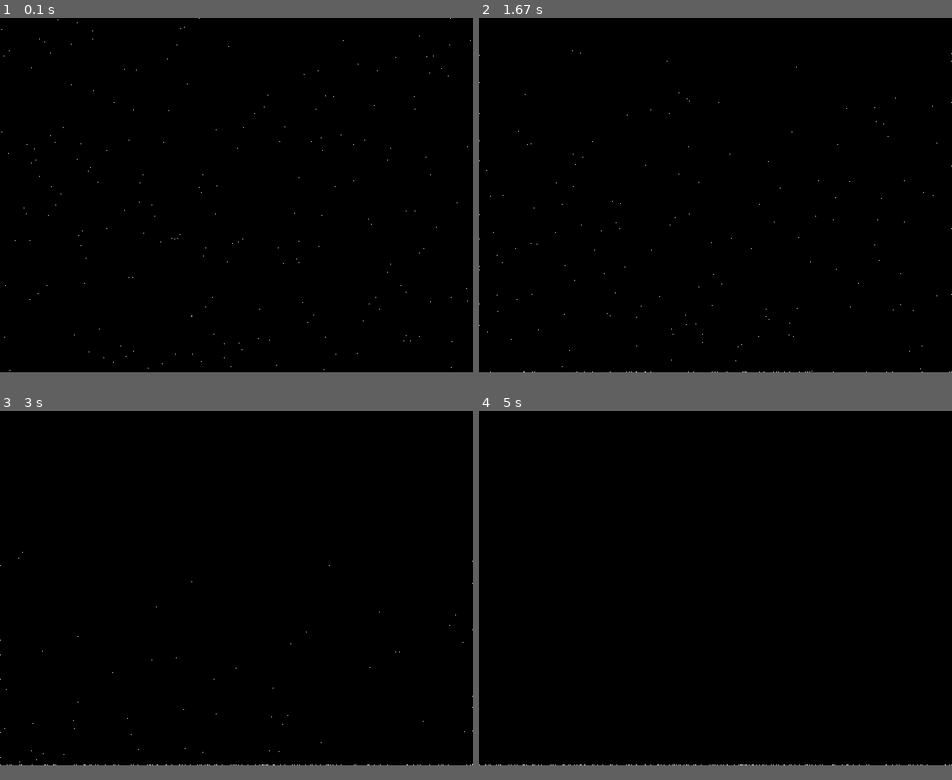
Above: before the commit, frames 1-4 (two rows, left to right).
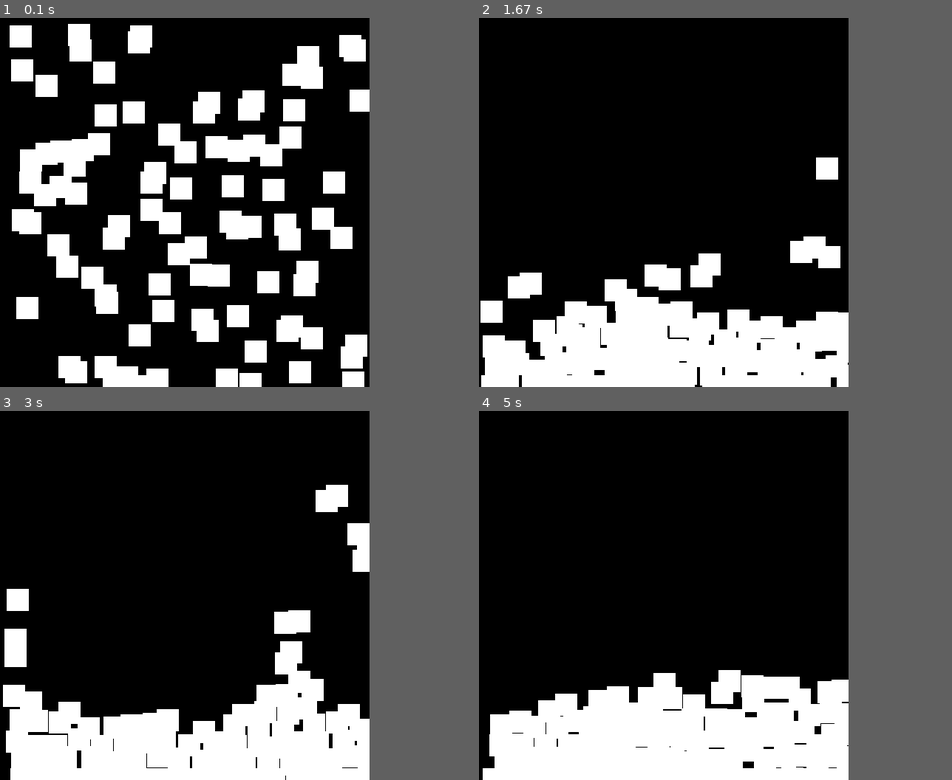
Above: after the commit, the same moments.

Repository: David-Taub/sand_crate
Game: pygame game, started from main.py
Two runs of this game, one before a commit and one after it. Both use one fixed random seed, a clock stepped at 60 frames per second and the inputs below.
Inputs:
- Up to frame 1 (0.1 s): no input
- Up to frame 2 (1.67 s): hold Right 0.33-0.8 s; hold Right 0.83-1.3 s; hold Left from 1.33 s (still down)
- Up to frame 3 (3 s): release Left at 1.87 s; hold Left 1.9-2.3 s; hold Right 2.33-2.97 s
- Up to frame 4 (5 s): hold Left 3-3.47 s; hold Right 3.5-3.97 s; hold Right 4-4.47 s; hold Left from 4.5 s (still down)
In our replay, the window is 640x480 before the commit and 500x500 after it. These sizes can differ from the game's own. Grey fills any space a smaller window leaves; there, only what the larger window draws over its background counts as a difference.

The runs differ from the first frame. In frame 1, 22% of the frame differs, in the area x 0-100%, y 0-100%; in frame 2, 15%; in frame 3, 15%; in frame 4, 15%.

Commit message:
Now works, very slow has surface tension, viscosity, pressure from FluidFun of Google

Diff:
--- a/main.py
+++ b/main.py
@@ -1,42 +1,133 @@
+
 import pygame
 import time
 import random
 import numpy as np
+# import numpy.linalg
 
-
-#%%
 
 def rand_vec():
     return np.random.rand(2)
+
+
+R = 0.03
+DIAMETER = R * 2
+PRESSURE_AMPLIFIER = 1
+PARTICLE_MASS = 0.01
+IGNORED_PRESSURE = 0.4
+VISCOUSITY = 0.4
+ELASTICITY = 0.5
+TENSILE_ALPHA = 3
+TENSILE_BETA = 0.01
 
 
 class Particle(object):
 
     def __init__(self, pos=None, velocity=None):
         self.pos = rand_vec() if pos is None else pos
-        self.velocity = (rand_vec() - 0.5)* 0.005 if velocity is None else velocity
+        self.velocity = (rand_vec() - 0.5) * 0.05 if velocity is None else velocity
 
-    def update(self, dt, particles, g):
-        self.velocity[1] += dt * g
-        self.pos += self.velocity
+    def calc_pressure(self, colliders):
+        self.relative_vecs = [self.pos - collider.pos for collider in colliders]
+        self.relative_vecs = [v if np.linalg.norm(v) > 0 else (np.random.rand(2) - 0.5) * 2 * DIAMETER for i, v in enumerate(self.relative_vecs)]
+        self.colliders_overlap = [1 - (np.linalg.norm(v) / DIAMETER) for v in self.relative_vecs]
+        self.total_overlap = sum(self.colliders_overlap)
+        self.pressure = max(0, PRESSURE_AMPLIFIER * (self.total_overlap - IGNORED_PRESSURE))
+        self.normalized_relative_vecs = [v / np.linalg.norm(v) for v in self.relative_vecs]
+        self.tensile_b = sum([v * (1 - self.colliders_overlap[i]) * self.colliders_overlap[i] for i, v in enumerate(self.normalized_relative_vecs)])
 
+    def apply_gravity(self, dt, g):
+        self.velocity += g * PARTICLE_MASS * dt
+
+    def apply_pressure(self, dt, colliders):
+        for i, collider in enumerate(colliders):
+            self.velocity += (dt * (self.pressure + collider.pressure) *
+                              self.colliders_overlap[i] * self.normalized_relative_vecs[i])
+
+    def apply_tensile(self, dt, colliders):
+        for i, collider in enumerate(colliders):
+            a = TENSILE_ALPHA * (self.total_overlap + collider.total_overlap - 2 * IGNORED_PRESSURE)
+            b = TENSILE_BETA * (np.dot(collider.tensile_b - self.tensile_b, self.normalized_relative_vecs[i]))
+            self.velocity += self.normalized_relative_vecs[i] * dt * (a + b)
+
+    def apply_viscous(self, dt, colliders):
+        for i, collider in enumerate(colliders):
+            self.velocity += VISCOUSITY * dt * (collider.velocity - self.velocity)
+
+    def update(self, dt, g, colliders):
+        self.apply_gravity(dt, g)
+        self.apply_pressure(dt, colliders)
+        self.apply_tensile(dt, colliders)
+        self.apply_viscous(dt, colliders)
+        self.pos += self.velocity * dt
         # stay in box
-        self.pos = np.maximum(self.pos, [0, 0])
-        self.pos = np.minimum(self.pos, [1, 1])
+        if self.pos[0] < 0:
+            self.pos[0] = 0
+            self.velocity[0] *= -ELASTICITY
+        if self.pos[0] > 1:
+            self.pos[0] = 1
+            self.velocity[0] *= -ELASTICITY
+        if self.pos[1] < 0:
+            self.pos[1] = 0
+            self.velocity[1] *= -ELASTICITY
+        if self.pos[1] > 1:
+            self.pos[1] = 1
+            self.velocity[1] *= -ELASTICITY
 
-        if self.pos[1] == 1:
-            # hit the floor
-            self.velocity = [0, 0]
+        # if self.pos[1] == 1:
+        #     # hit the floor
+        #     self.velocity = [0, 0]
+
+# TODO: finish, sort by floor y, then sort by floor x, then search for particles in neighbors cells
+# see https://docs.google.com/presentation/d/1fEAb4-lSyqxlVGNPog3G1LZ7UgtvxfRAwR0dwd19G4g/edit#slide=id.p
+# def detect_collisions_nlogn(particles):
+#     ys = np.floor([particle.pos[1] / particle.effect_radius for particle in particles])
+#     particles = [particles[i] for i in np.argsort(ys)]
+#     ys = np.floor([particle.pos[1] / particle.effect_radius for particle in particles])
+#     strip = []
+#     cur_y_val = ys[0]
+#     for i in range(len(ys)):
+#         if ys[i] == cur_y_val:
+#             strip.append(particles[i])
+#         else:
+#             ys = np.floor([particle.pos[1] / particle.effect_radius for particle in particles])
+#             particles = [particles[i] for i in np.argsort(ys)]
+#             ys = np.floor([particle.pos[1] / particle.effect_radius for particle in particles])
+#             strip = []
+#             cur_y_val = ys[i]
+#     unique_vals = np.unique(ys)
+#     for unique_val in unique_vals:
+#         ys == unique_val
+#     xs = np.floor([particle.pos[1] / particle.effect_radius for particle in particles])
+
+# particles - list of particles
+# returns a dict of indices to a list of their colliding particle indices
+def detect_collisions(particles):
+    colliding = {}
+    n = len(particles)
+    for i in range(n):
+        colliding[i] = []
+    for i in range(n):
+        for j in range(i + 1, n):
+            particle_i = particles[i]
+            particle_j = particles[j]
+            distance = np.linalg.norm(particle_i.pos - particle_j.pos)
+            if distance < DIAMETER:
+                colliding[i].append(j)
+                colliding[j].append(i)
+    return colliding
+
+
 
 
 class Crate(object):
-    g = 9.81
-    time_pace = 0.00000001
+    g = np.array([0.0, 9.81])
+    ticks_per_frame = 1
     target_frame_rate = 60
-    particle_count = 200
+    particle_count = 100
 
-    SCREEN_X = 640
-    SCREEN_Y = 480
+    SCREEN_X = 500
+    SCREEN_Y = 500
 
     screen = pygame.display.set_mode((SCREEN_X, SCREEN_Y))
     pygame.display.set_caption("SandCrate")
@@ -54,9 +145,11 @@
                 if event.key == pygame.K_r:
                     self.gen_particles()
                 if event.key == pygame.K_RIGHT:
-                    self.time_pace *= 10
+                    self.g[0] += 0.5
+                    self.g[1] -= 0.5
                 if event.key == pygame.K_LEFT:
-                    self.time_pace /= 10
+                    self.g[0] -= 0.5
+                    self.g[1] += 0.5
                 if event.key == pygame.K_q:
                     self.done = True
             if event.type == pygame.QUIT:
@@ -65,22 +158,38 @@
     def gen_particles(self):
         self.particles = [Particle() for i in range(self.particle_count)]
 
+    def physics_tick(self):
+        colliding = detect_collisions(self.particles)
+        for i, particle in enumerate(self.particles):
+            colliders = [self.particles[j] for j in colliding[i]]
+            particle.calc_pressure(colliders)
+        for i, particle in enumerate(self.particles):
+            colliders = [self.particles[j] for j in colliding[i]]
+            particle.update(0.04, self.g, colliders)
+
+    def display_particles(self):
+        buffer = np.zeros((self.SCREEN_X, self.SCREEN_Y))
+        p_rad = int(self.SCREEN_X * R)
+        for particle in self.particles:
+            center = self.get_particle_location(particle)
+            buffer[center[0] - p_rad: center[0] + p_rad, center[1] - p_rad: center[1] + p_rad] = 1
+        buffer = 255 * buffer / buffer.max()
+        surf = pygame.surfarray.make_surface(buffer)
+        self.screen.blit(surf, (0, 0))
+        pygame.display.update()
+
     def run_main_loop(self):
         self.done = False
         while not self.done:
             self.handle_input()
-            dt = self.clock.tick(self.target_frame_rate) * self.time_pace
-            buffer = np.zeros((self.SCREEN_X, self.SCREEN_Y))
-            [particle.update(dt, self.particles, self.g) for particle in self.particles]
-            for particle in self.particles:
-                buffer[self.get_particle_location(particle)] = 1
-            buffer = 255 * buffer / buffer.max()
-            surf = pygame.surfarray.make_surface(buffer)
-            self.screen.blit(surf, (0, 0))
-            pygame.display.update()
+            self.clock.tick(self.target_frame_rate)
+            for i in range(self.ticks_per_frame):
+                self.physics_tick()
+            self.display_particles()
+        pygame.quit()
 
-        pygame.quit()
 
 
 crate = Crate()
 crate.run_main_loop()
+particles = crate.particles
